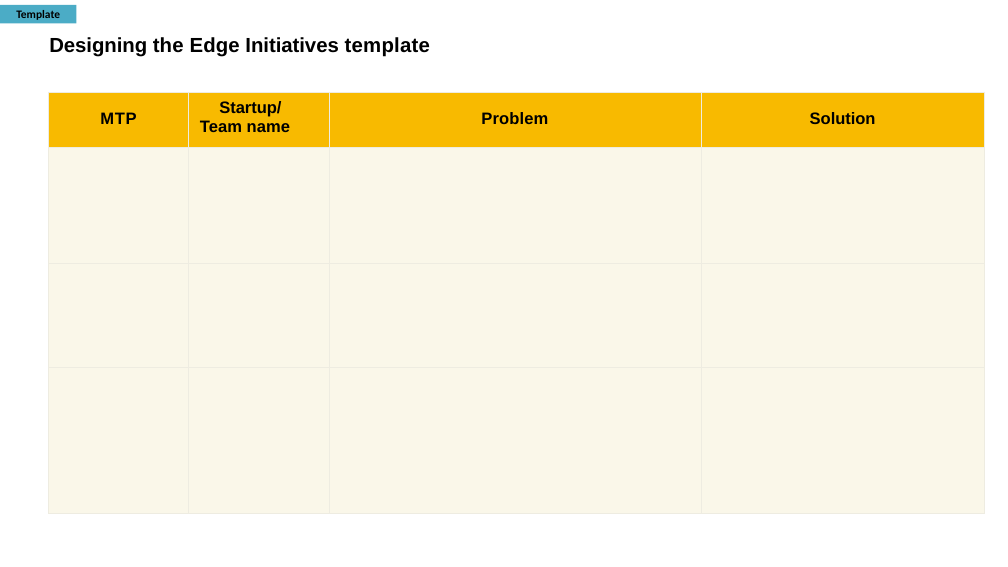
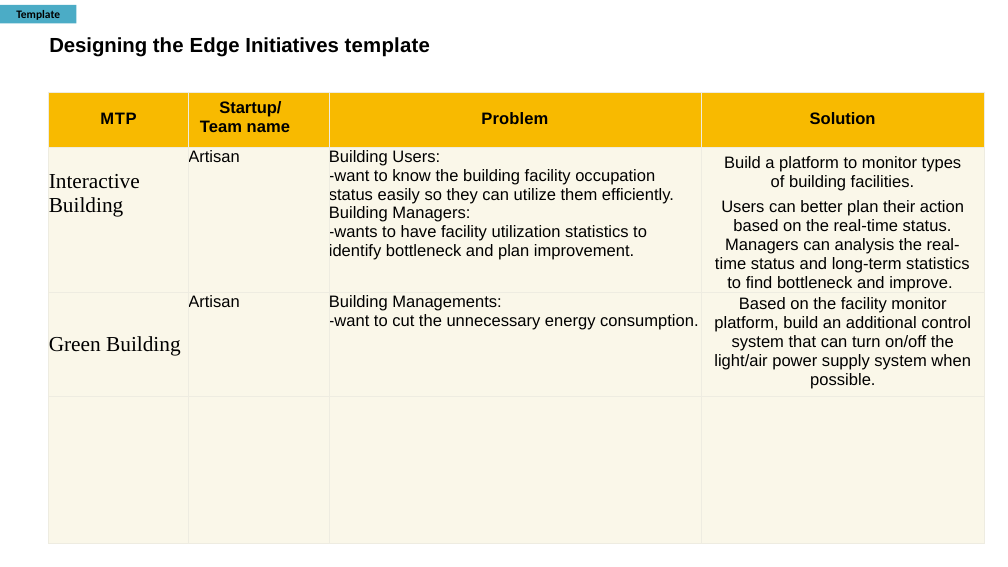
Before and after one commit to proudeng/docs, a slide deck: slide 1 of attachment/EricssonOne/ProblemSolution.pptx. Drawn at 1008x567 pixels with LibreOffice and Linux fonts; fonts in the diff are those of the drawing; background and template pictures are left out. Boxes give left, top, right and bottom in pixels: in the first picture for what was removed or moved away, otherwise in the second. Text is boxed around its words. In the diff, an @@ line names an element or a change of style, - is before the commit and + after.

```diff
--- a/attachment/EricssonOne/ProblemSolution.pptx
+++ b/attachment/EricssonOne/ProblemSolution.pptx
@@ table at [49,92,984,551] @@
+row 2: Interactive Building | Artisan | Building Users: / -want to know the building facility occupation status easily so they can utilize them efficiently. / Building Managers: / -wants to have facility utilization statistics to identify bottleneck and plan improvement. | Build a platform to monitor types of building facilities. / Users can better plan their action based on the real-time status. Managers can analysis the real-time status and long-term statistics to find bottleneck and improve.
+row 3: Green Building | Artisan | Building Managements: / -want to cut the unnecessary energy consumption. | Based on the facility monitor platform, build an additional control system that can turn on/off the light/air power supply system when possible.
-row 3:  |  |  | 
-row 4:  |  |  | 
```
Also in this commit, not shown: 1 other slide changed, 3 other files.
